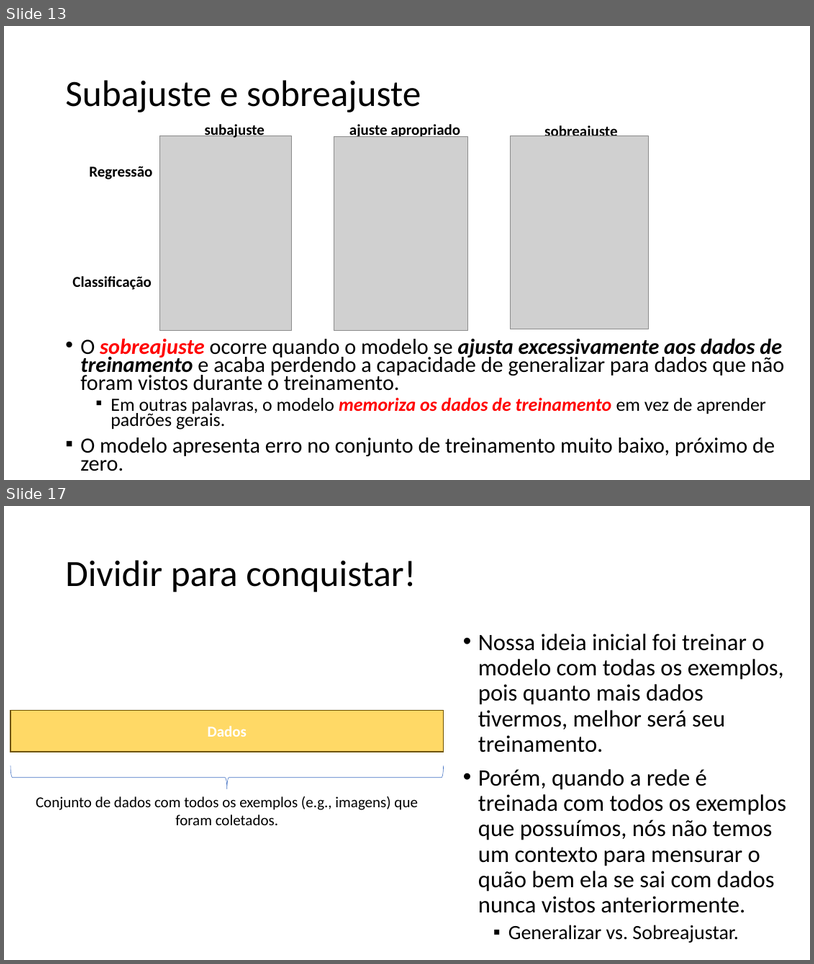
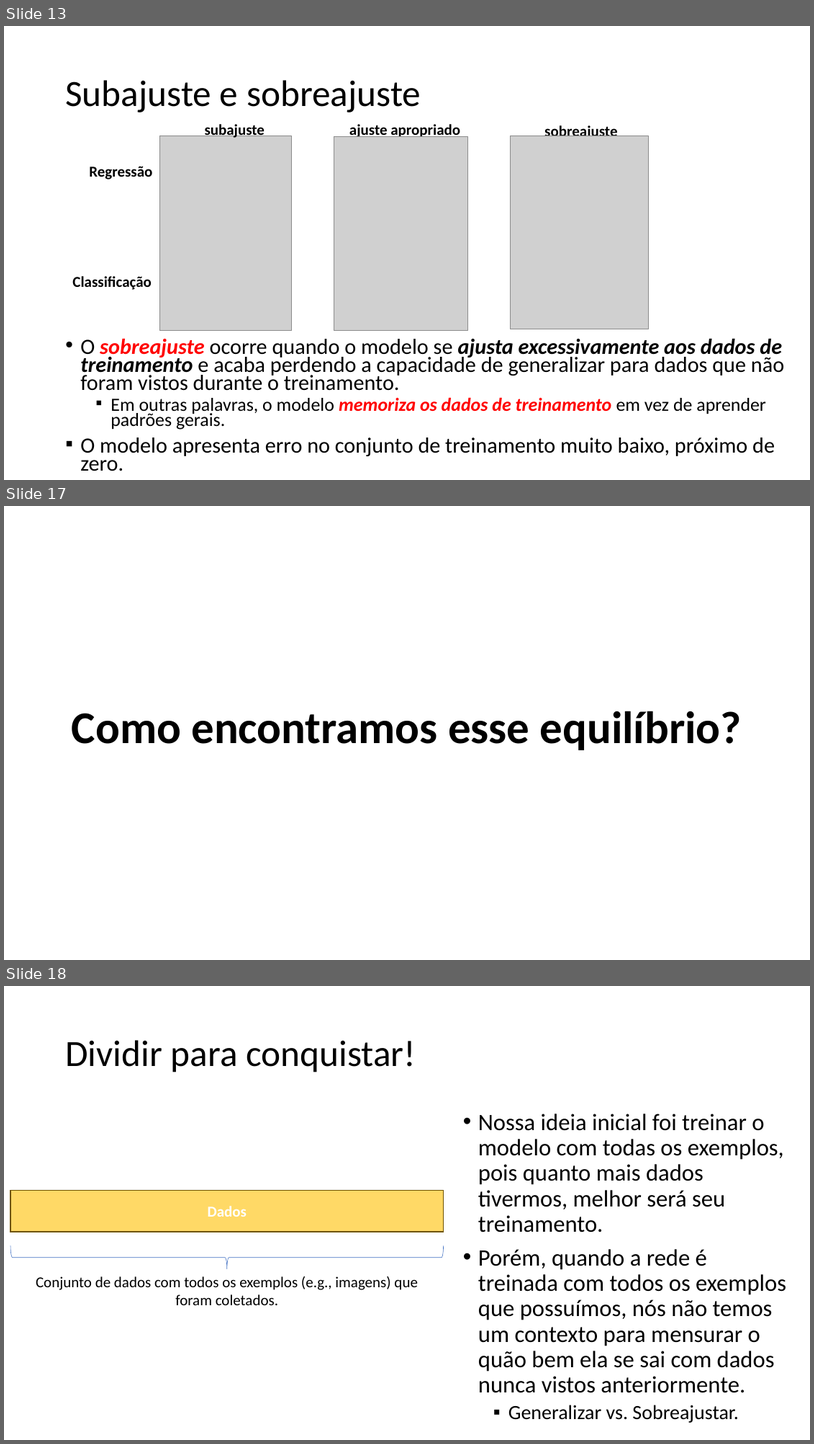
Before and after one commit to zz4fap/tp557-iot-ml, a slide deck: slides/TP557_10_Datasets.pptx. Shown one above the other, each under a label of ours: slides 13 and 17 before the commit, slides 13, 17 and 18 after it; the slides between them are not shown. The pictures are 814x964 and 814x1444 pixels, drawn with LibreOffice and Linux fonts; fonts in the diff are those of the drawing; grey boxes stand for pictures. Boxes give left, top, right and bottom in pixels: in the first picture for what was removed or moved away, otherwise in the second. Text is boxed around its words. In the diff, an @@ line names an element or a change of style, - is before the commit and + after.

```diff
--- a/slides/TP557_10_Datasets.pptx
+++ b/slides/TP557_10_Datasets.pptx
@@ slide 17 added at <box>4,506,810,960</box>, background #FFFFFF @@
@@ text added at <box>72,710,742,750</box>, 54 pt, text #000000, bold @@
+Como encontramos esse equilíbrio?
@@ what was slide 17 is now slide 18 @@
```
Also in this commit, not shown: 2 slides changed, 5 other slides added, 1 slide removed.
